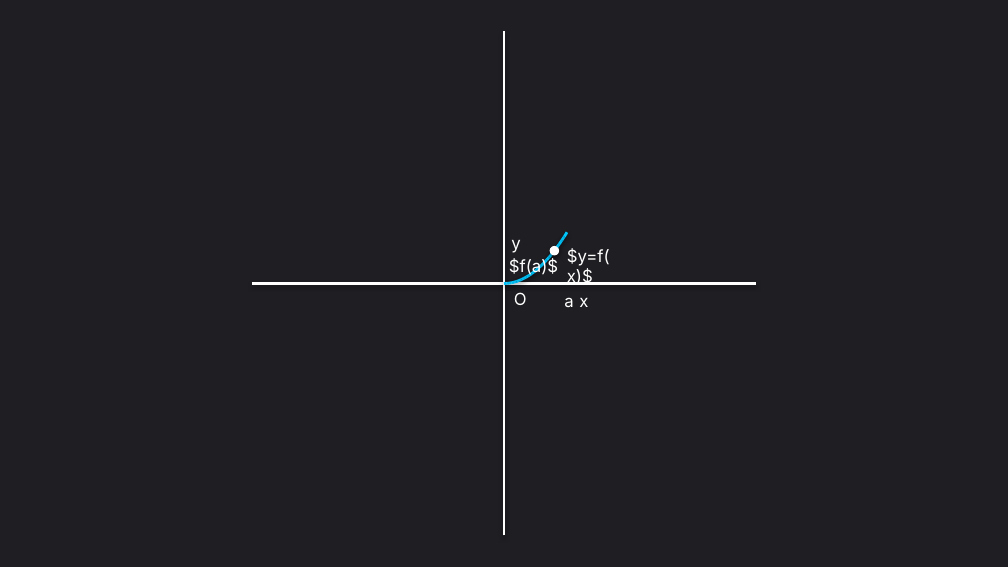
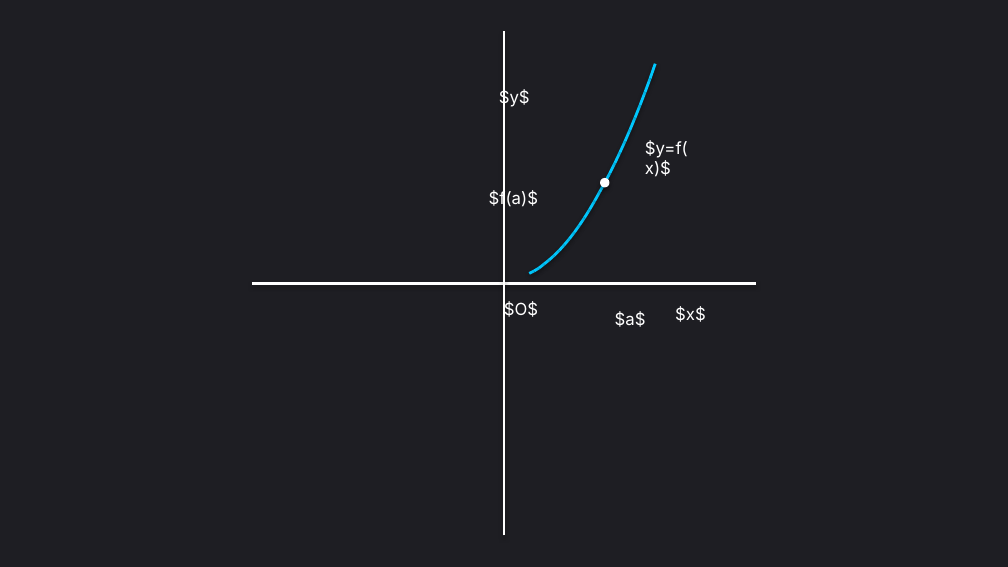
Before and after one commit to ALEXCHOI21/Math_Chart_to_PPT, a slide deck: slide 1 of output/2.pptx. Drawn at 1008x567 pixels with LibreOffice and Linux fonts; fonts in the diff are those of the drawing. Boxes give left, top, right and bottom in pixels: in the first picture for what was removed or moved away, otherwise in the second. Text is boxed around its words. In the diff, an @@ line names an element or a change of style, - is before the commit and + after.

```diff
--- a/output/2.pptx
+++ b/output/2.pptx
@@ text at (499,89,530,107): text changed @@
-y
+$y$
@@ line moved from (562, 240) - (564, 236) to (645, 92) - (650, 79) @@
@@ line moved from (564, 236) - (566, 232) to (650, 79) - (655, 64) @@
@@ line moved from (554, 251) - (557, 247) to (630, 130) - (635, 118) @@
@@ line moved from (557, 247) - (559, 244) to (635, 118) - (640, 105) @@
@@ line moved from (559, 244) - (562, 240) to (640, 105) - (645, 92) @@
@@ line moved from (549, 257) - (551, 254) to (620, 152) - (625, 141) @@
@@ line moved from (551, 254) - (554, 251) to (625, 141) - (630, 130) @@
@@ text "$y=f(x)$": place and size @@
-text "$y=f(x)$" at (567,248,610,285)
+text "$y=f(x)$" at (645,140,688,177)
@@ ellipse: place and size @@
-ellipse at (550,247,558,255)
+ellipse at (601,178,609,186)
@@ line moved from (542, 265) - (544, 262) to (605, 182) - (610, 173) @@
@@ line moved from (544, 262) - (546, 260) to (610, 173) - (615, 163) @@
@@ line moved from (546, 260) - (549, 257) to (615, 163) - (620, 152) @@
@@ text "$f(a)$": place and size @@
-text "$f(a)$" at (509,258,558,276)
+text "$f(a)$" at (489,190,538,208)
@@ line moved from (534, 272) - (537, 270) to (590, 210) - (595, 201) @@
@@ line moved from (537, 270) - (539, 267) to (595, 201) - (600, 192) @@
@@ line moved from (539, 267) - (542, 265) to (600, 192) - (605, 182) @@
@@ line moved from (521, 279) - (524, 278) to (564, 245) - (570, 239) @@
@@ line moved from (524, 278) - (526, 277) to (570, 239) - (575, 232) @@
@@ line moved from (526, 277) - (529, 275) to (575, 232) - (580, 225) @@
@@ line moved from (529, 275) - (532, 273) to (580, 225) - (585, 218) @@
@@ line moved from (532, 273) - (534, 272) to (585, 218) - (590, 210) @@
@@ line moved from (507, 283) - (509, 283) to (534, 271) - (539, 268) @@
@@ line moved from (509, 283) - (512, 283) to (539, 268) - (544, 264) @@
@@ line moved from (512, 283) - (514, 282) to (544, 264) - (549, 260) @@
@@ line moved from (514, 282) - (516, 281) to (549, 260) - (554, 255) @@
@@ line moved from (516, 281) - (519, 280) to (554, 255) - (559, 250) @@
@@ line moved from (519, 280) - (521, 279) to (559, 250) - (564, 245) @@
@@ line moved from (504, 283) - (507, 283) to (529, 273) - (534, 271) @@
@@ text at (504,301,538,319): text changed @@
-O
+$O$
@@ text at (615,311,646,327): text changed @@
-a
+$a$
@@ text at (675,306,706,322): text changed @@
-x
+$x$
```
Also in this commit, not shown: 9 other files.
